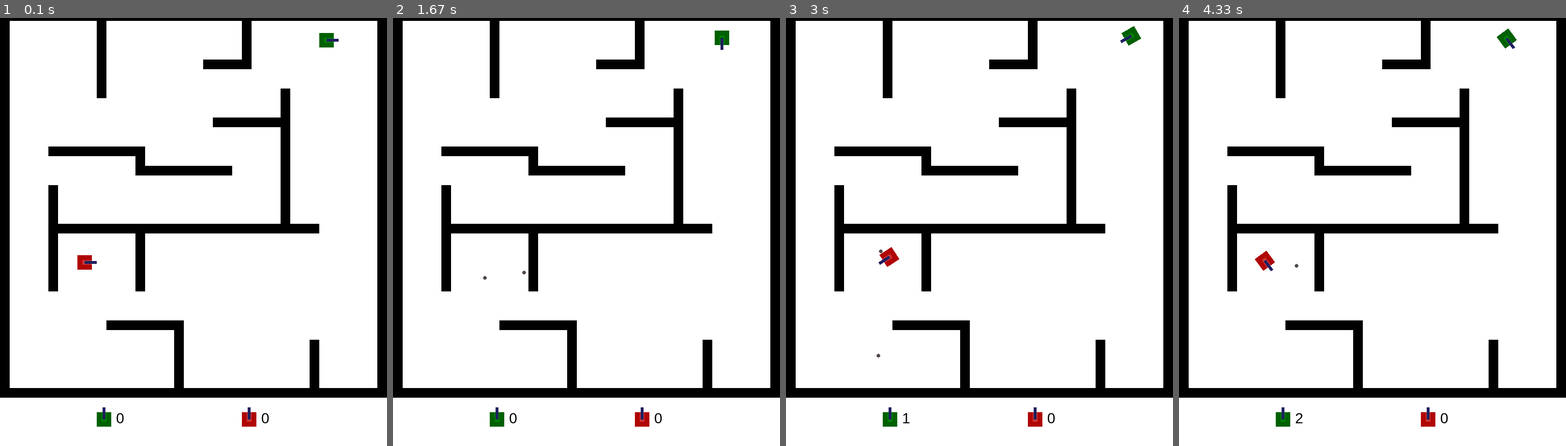
Above: before the commit, frames 1-4 (left to right).
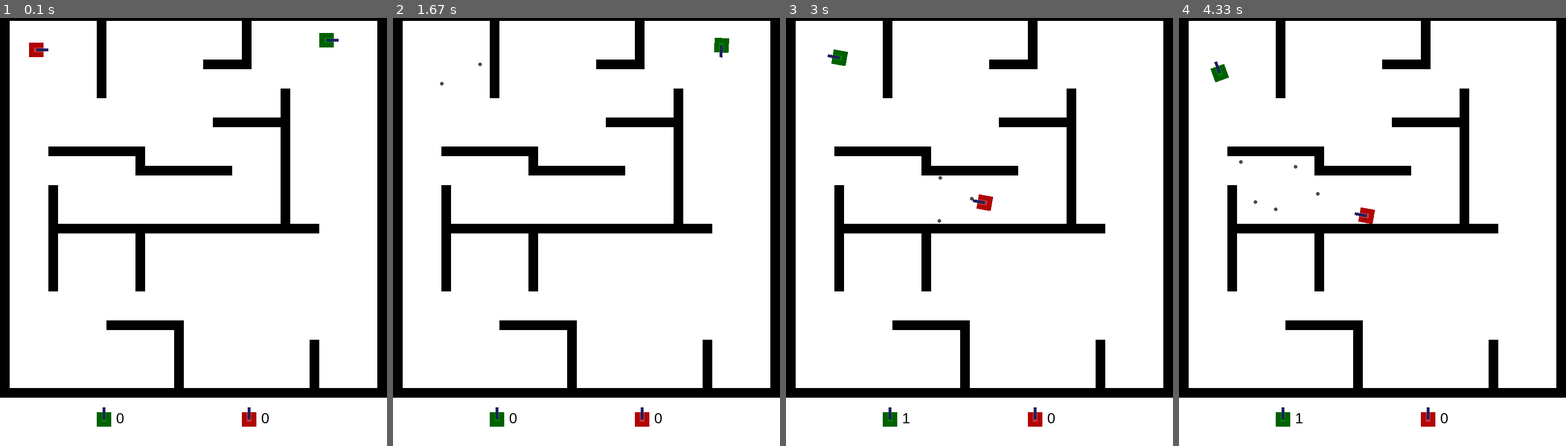
Above: after the commit, the same moments.

Repository: will-hd/Tank-Trouble
Game: pygame game, started from run.py
Two runs of this game, one before a commit and one after it. Both use one fixed random seed, a clock stepped at 60 frames per second and the inputs below.
Inputs:
- Up to frame 1 (0.1 s): no input
- Up to frame 2 (1.67 s): tap F at 0.33, 0.73, 1.03, 1.23 s; hold Right 0.67-1.13 s; hold D 0.67-1.13 s; hold Up 1.17-1.47 s; hold W 1.17-1.47 s
- Up to frame 3 (3 s): hold Left 2-2.53 s; hold A 2-2.53 s; tap F at 2.07, 2.37, 2.63, 2.97 s; hold Down 2.57-2.87 s; hold S 2.57-2.87 s; hold Left from 2.9 s (still down); hold A from 2.9 s (still down)
- Up to frame 4 (4.33 s): tap F at 3.27, 3.4, 3.8, 4.1 s; release Left at 3.3 s; release A at 3.3 s; hold Up 3.33-3.7 s; hold W 3.33-3.7 s; hold Right from 3.73 s (still down); hold D from 3.73 s (still down)

The runs differ from the first frame. In frame 1, 0.3% of the frame differs, in the area x 7-25%, y 5-59%; in frame 2, 0.2%; in frame 3, 0.6%; in frame 4, 0.6%, in the area x 8-88%, y 2-95%.

Commit message:
feat: multiple random starting positions within map

Diff:
--- a/maps/map1.txt
+++ b/maps/map1.txt
@@ -2,11 +2,11 @@
 1 0 0 0 0 0 0 0 0 0 1 0 0 0 0 0 0 0 0 0 0 0 0 0 0 1 0 0 0 0 0 0 0 0 0 0 0 0 0 1
 1 0 0 0 0 0 0 0 0 0 1 0 0 0 0 0 0 0 0 0 0 0 0 0 0 1 0 0 0 0 0 0 0 0 0 0 0 0 0 1
 1 0 0 0 0 0 0 0 0 0 1 0 0 0 0 0 0 0 0 0 0 0 0 0 0 1 0 0 0 0 0 0 0 0 2 0 0 0 0 1
-1 0 0 0 0 0 0 0 0 0 1 0 0 0 0 0 0 0 0 0 0 0 0 0 0 1 0 0 0 0 0 0 0 0 0 0 0 0 0 1
+1 0 0 0 2 0 0 0 0 0 1 0 0 0 0 0 0 0 0 0 0 0 0 0 0 1 0 0 0 0 0 0 0 0 0 0 0 0 0 1
 1 0 0 0 0 0 0 0 0 0 1 0 0 0 0 0 0 0 0 0 0 1 1 1 1 1 0 0 0 0 0 0 0 0 0 0 0 0 0 1
 1 0 0 0 0 0 0 0 0 0 1 0 0 0 0 0 0 0 0 0 0 0 0 0 0 0 0 0 0 0 0 0 0 0 0 0 0 0 0 1
 1 0 0 0 0 0 0 0 0 0 1 0 0 0 0 0 0 0 0 0 0 0 0 0 0 0 0 0 0 0 0 0 0 0 0 0 0 0 0 1
-1 0 0 0 0 0 0 0 0 0 1 0 0 0 0 0 0 0 0 0 0 0 0 0 0 0 0 0 0 1 0 0 0 0 0 0 0 0 0 1
+1 0 0 0 0 0 0 0 0 0 1 0 0 0 0 0 0 0 0 0 0 0 0 0 0 0 0 2 0 1 0 0 0 0 0 0 0 0 0 1
 1 0 0 0 0 0 0 0 0 0 0 0 0 0 0 0 0 0 0 0 0 0 0 0 0 0 0 0 0 1 0 0 0 0 0 0 0 0 0 1
 1 0 0 0 0 0 0 0 0 0 0 0 0 0 0 0 0 0 0 0 0 0 0 0 0 0 0 0 0 1 0 0 0 0 0 0 0 0 0 1
 1 0 0 0 0 0 0 0 0 0 0 0 0 0 0 0 0 0 0 0 0 0 1 1 1 1 1 1 1 1 0 0 0 0 0 0 0 0 0 1
@@ -15,10 +15,10 @@
 1 0 0 0 0 1 1 1 1 1 1 1 1 1 1 0 0 0 0 0 0 0 0 0 0 0 0 0 0 1 0 0 0 0 0 0 0 0 0 1
 1 0 0 0 0 0 0 0 0 0 0 0 0 0 1 0 0 0 0 0 0 0 0 0 0 0 0 0 0 1 0 0 0 0 0 0 0 0 0 1
 1 0 0 0 0 0 0 0 0 0 0 0 0 0 1 1 1 1 1 1 1 1 1 1 0 0 0 0 0 1 0 0 0 0 0 0 0 0 0 1
-1 0 0 0 0 0 0 0 0 0 0 0 0 0 0 0 0 0 0 0 0 0 0 0 0 0 0 0 0 1 0 0 0 0 0 0 0 0 0 1
+1 0 0 2 0 0 0 0 0 0 0 0 0 0 0 0 0 0 0 0 0 0 0 0 0 0 0 0 0 1 0 0 0 0 0 0 0 0 0 1
 1 0 0 0 0 1 0 0 0 0 0 0 0 0 0 0 0 0 0 0 0 0 0 0 0 0 0 0 0 1 0 0 0 0 0 0 0 0 0 1
-1 0 0 0 0 1 0 0 0 0 0 0 0 0 0 0 0 0 0 0 0 0 0 0 0 0 0 0 0 1 0 0 0 0 0 0 0 0 0 1
-1 0 0 0 0 1 0 0 0 0 0 0 0 0 0 0 0 0 0 0 0 0 0 0 0 0 0 0 0 1 0 0 0 0 0 0 0 0 0 1
+1 0 0 0 0 1 0 0 0 0 0 0 0 0 0 0 0 0 0 2 0 0 0 0 0 0 0 0 0 1 0 0 0 0 0 0 0 0 0 1
+1 0 0 0 0 1 0 0 0 0 0 0 0 0 0 0 0 0 0 0 0 0 0 0 0 0 0 0 0 1 0 0 0 0 0 2 0 0 0 1
 1 0 0 0 0 1 0 0 0 0 0 0 0 0 0 0 0 0 0 0 0 0 0 0 0 0 0 0 0 1 0 0 0 0 0 0 0 0 0 1
 1 0 0 0 0 1 1 1 1 1 1 1 1 1 1 1 1 1 1 1 1 1 1 1 1 1 1 1 1 1 1 1 1 0 0 0 0 0 0 1
 1 0 0 0 0 1 0 0 0 0 0 0 0 0 1 0 0 0 0 0 0 0 0 0 0 0 0 0 0 0 0 0 0 0 0 0 0 0 0 1
@@ -30,7 +30,7 @@
 1 0 0 0 0 0 0 0 0 0 0 0 0 0 0 0 0 0 0 0 0 0 0 0 0 0 0 0 0 0 0 0 0 0 0 0 0 0 0 1
 1 0 0 0 0 0 0 0 0 0 0 0 0 0 0 0 0 0 0 0 0 0 0 0 0 0 0 0 0 0 0 0 0 0 0 0 0 0 0 1
 1 0 0 0 0 0 0 0 0 0 0 0 0 0 0 0 0 0 0 0 0 0 0 0 0 0 0 0 0 0 0 0 0 0 0 0 0 0 0 1
-1 0 0 0 0 0 0 0 0 0 0 1 1 1 1 1 1 1 1 0 0 0 0 0 0 0 0 0 0 0 0 0 0 0 0 0 0 0 0 1
+1 0 0 0 0 0 0 0 0 0 0 1 1 1 1 1 1 1 1 0 0 0 0 0 0 0 0 0 0 2 0 0 0 0 0 0 0 0 0 1
 1 0 0 0 0 0 0 0 0 0 0 0 0 0 0 0 0 0 1 0 0 0 0 0 0 0 0 0 0 0 0 0 0 0 0 0 0 0 0 1
 1 0 0 0 0 0 0 0 0 0 0 0 0 0 0 0 0 0 1 0 0 0 0 0 0 0 0 0 0 0 0 0 1 0 0 0 0 0 0 1
 1 0 0 0 0 0 0 0 0 0 0 0 0 0 0 0 0 0 1 0 0 0 0 0 0 0 0 0 0 0 0 0 1 0 0 0 0 0 0 1
--- a/run.py
+++ b/run.py
@@ -4,6 +4,7 @@
 from bullets import Bullet
 import constants
 import wall
+import random
 
 # Initialise pygame
 pygame.init()
@@ -41,12 +42,14 @@
     def reset(self):
         pygame.time.delay(1000)
         self.all_bullet_group.empty()
+        starting_pos = random.sample(self.TANK_INIT_POSITIONS, 2)
         for tank in self.tanks:
             tank.tanks_bullet_group.empty()
             if not tank.IS_ALIVE:
                 self.tank_group.add(tank)
                 tank.IS_ALIVE = True
-            tank.position = pygame.math.Vector2(self.TANK_INIT_POSITIONS[tank.PLAYER_ID])
+
+            tank.position = pygame.math.Vector2(starting_pos[tank.PLAYER_ID])
 
     def run(self):
         # Game loop
